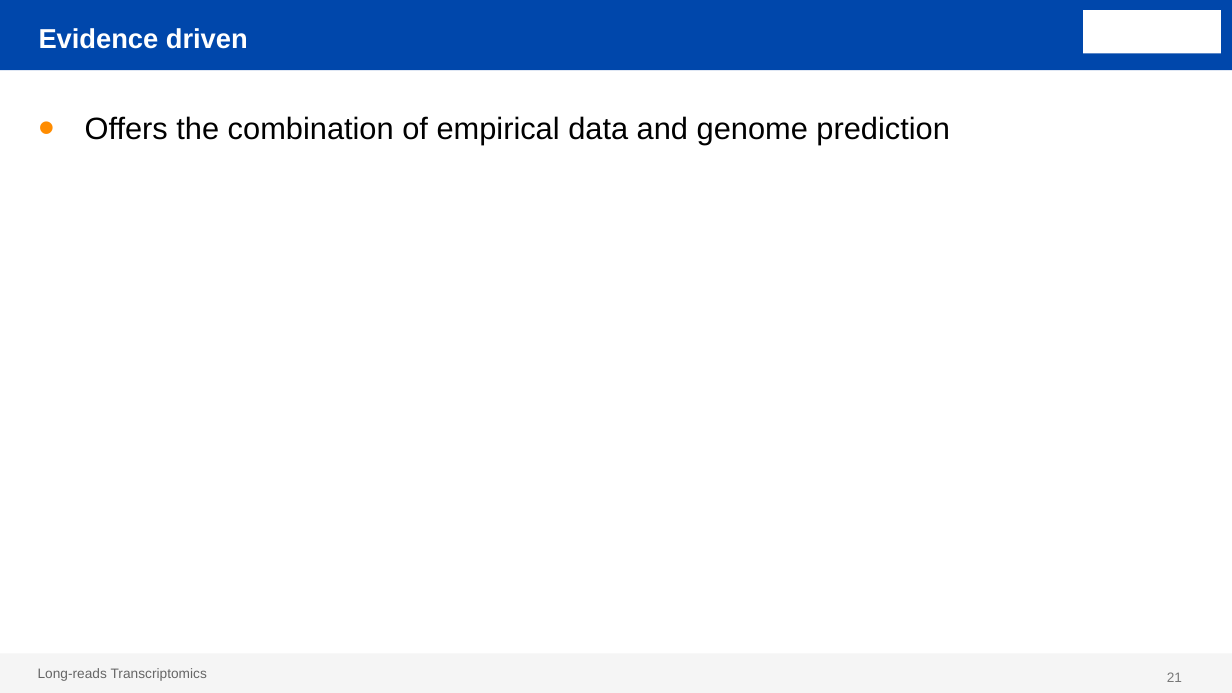
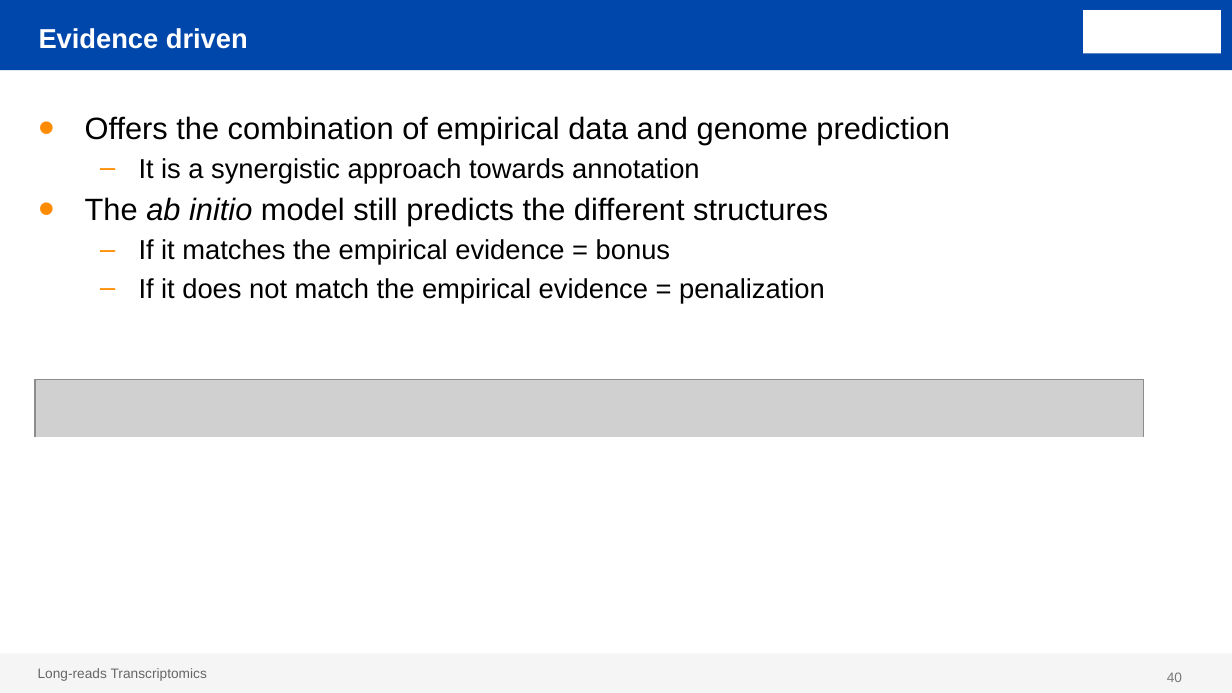
Before and after one commit to ConesaLab/VALT_Summer_Course, a slide deck: slide 40 of theory/day2/SQANTI_evidence.pptx (slide 21 before the commit). Drawn at 1232x693 pixels with LibreOffice and Linux fonts; fonts in the diff are those of the drawing; grey boxes stand for pictures; background and template pictures are left out. Boxes give left, top, right and bottom in pixels: in the first picture for what was removed or moved away, otherwise in the second. Text is boxed around its words. In the diff, an @@ line names an element or a change of style, - is before the commit and + after.

```diff
--- a/theory/day2/SQANTI_evidence.pptx
+++ b/theory/day2/SQANTI_evidence.pptx
@@ text at (85,158,828,304): paragraphs added @@
+  – It is a synergistic approach towards annotation
+• The ab initio model still predicts the different structures
+  – If it matches the empirical evidence = bonus
+  – If it does not match the empirical evidence = penalization
@@ picture added at (34,379,1143,604) @@
@@ rectangle added at (26,439,1179,628), fill #FFFFFF, outline #FFFFFF 1 pt @@
@@ page number at (1167,672,1182,682): text changed @@
-21
+40
```
Also in this commit, not shown: 17 other slides changed, 38 slides added, 3 slides removed, 4 other files.
